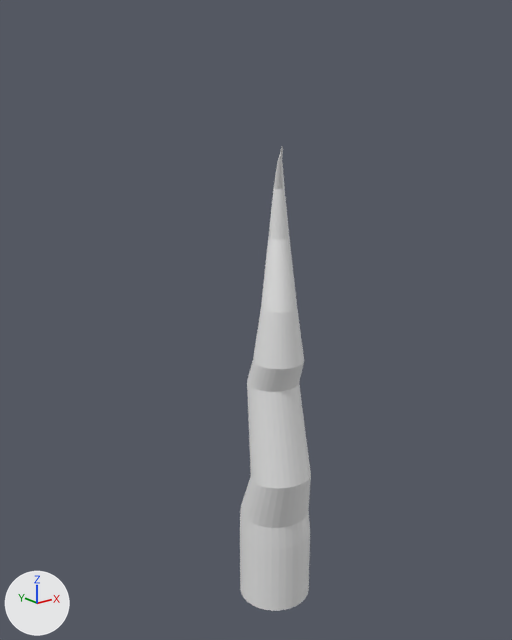
One commit to the Blender file env_tree_Eve_01.blend: the scene before it, then after it.
Camera for both pictures: a 50 mm lens placed at (-11.36, -13.34, 12.65), pointed at (-0.67, 0.02, 7.31). The axes (+X, +Y, +Z) are drawn at lower left. The lights are the same throughout. The first picture is the older version.

The first picture shows '柱体'.
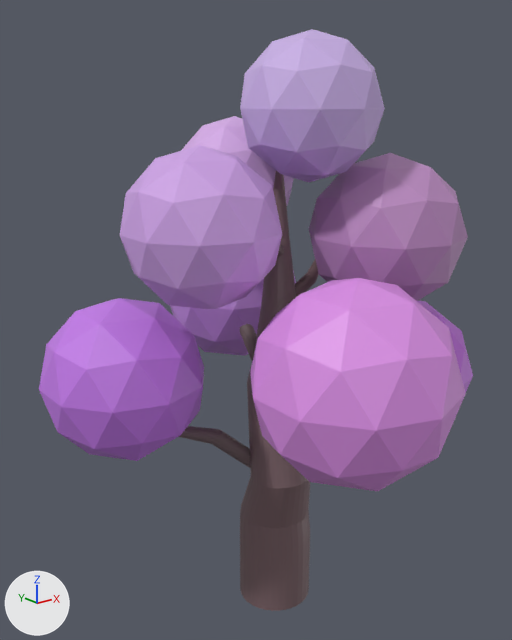
The newer file is also rescaled (x0.912) as a whole; pictures and numbers use the older file's frame.

Pixel boxes (x1, y1, x2, y2) of what changed, in the pictures (512 x 640 px):
'棱角球', added (pink): after (250, 278, 466, 491)
'棱角球.002', added (purple): after (39, 298, 204, 461)
'棱角球.006', added (purple): after (120, 145, 282, 309)
'棱角球.004', added (pink): after (309, 153, 468, 301)
'棱角球.007', added (purple): after (240, 29, 385, 182)
'棱角球.003', added (purple): after (170, 271, 296, 356)
'棱角球.005', added (purple): after (181, 116, 293, 206)
'柱体.004', added: after (179, 426, 250, 468)
'棱角球.001', added (purple): after (417, 300, 473, 393)
'柱体.002', added: after (295, 259, 319, 297)
'柱体.008', added: after (240, 324, 257, 361)
'柱体.003', added (mostly hidden): after (277, 245, 284, 257)
part 1 of me_柱体, recoloured (white to brown): before (240, 147, 311, 611); after (240, 171, 310, 611)

What changed in the scene script:
```text
Add mat_材质_008:
    mat_材质_008 = principled_material('材质.008')
    mat_材质_008.base_color = (0.194, 0.121, 0.133)  # brown #7a6266
Change me_柱体:
    remove me_柱体.from_pydata(...)  # 384 vertices, 322 faces, 32 loose edges; spans x -1.06..1.0, y -1.32..1.0, z -1.0..11.57
    add me_柱体.from_pydata(...)  # 416 vertices, 322 faces, 64 loose edges; spans x -1.06..1.0, y -1.32..1.0, z -1.0..11.57
    me_柱体 part 1: 322 faces spanning x -1.06..1.0, y -1.32..1.0, z -1.0..11.57 switch from no material to mat_材质_008 (brown #7a6266)
    edits to the shape of me_柱体 do not show in these pictures
Add ob_棱角球_007:
    ob_棱角球_007 = bpy.data.objects.new('棱角球.007', me_棱角球_007)  # an icosphere of 80 faces spanning x -0.95..0.95, y -1.0..1.0, z -1.0..1.0; in mat_材质_002 (purple #caafe7)
    ob_棱角球_007.location = (0.13, -0.96, 12.43)
    ob_棱角球_007.scale = (1.67, 1.67, 1.67)
Add ob_棱角球_006:
    ob_棱角球_006 = bpy.data.objects.new('棱角球.006', me_棱角球_006)  # an icosphere of 80 faces spanning x -0.95..0.95, y -1.0..1.0, z -1.0..1.0; in mat_材质_003 (purple #cfa3e7)
    ob_棱角球_006.location = (-2.68, -0.61, 9.91)
    ob_棱角球_006.scale = (1.8, 1.8, 1.8)
Add ob_棱角球_005:
    ob_棱角球_005 = bpy.data.objects.new('棱角球.005', me_棱角球_005)  # an icosphere of 80 faces spanning x -0.95..0.95, y -1.0..1.0, z -1.0..1.0; in mat_材质_001 (purple #d6abe7)
    ob_棱角球_005.location = (-0.18, 1.5, 10.68)
    ob_棱角球_005.scale = (1.54, 1.54, 1.54)
Add ob_棱角球_004:
    ob_棱角球_004 = bpy.data.objects.new('棱角球.004', me_棱角球_004)  # an icosphere of 80 faces spanning x -0.95..0.95, y -1.0..1.0, z -1.0..1.0; in mat_材质 (pink #bc8bc1)
    ob_棱角球_004.location = (2.07, -1.71, 9.45)
    ob_棱角球_004.scale = (1.95, 1.95, 1.95)
Add ob_棱角球_003:
    ob_棱角球_003 = bpy.data.objects.new('棱角球.003', me_棱角球_003)  # an icosphere of 80 faces spanning x -0.95..0.95, y -1.0..1.0, z -1.0..1.0; in mat_材质_007 (purple #ca94e7)
    ob_棱角球_003.location = (0.62, 2.72, 7.3)
    ob_棱角球_003.scale = (1.96, 1.96, 1.96)
Add ob_棱角球_002:
    ob_棱角球_002 = bpy.data.objects.new('棱角球.002', me_棱角球_002)  # an icosphere of 80 faces spanning x -0.95..0.95, y -1.0..1.0, z -1.0..1.0; in mat_材质_006 (purple #c279e7)
    ob_棱角球_002.location = (-3.81, 1.2, 6.16)
    ob_棱角球_002.scale = (-2.01, -2.01, -2.01)
Add ob_棱角球_001:
    ob_棱角球_001 = bpy.data.objects.new('棱角球.001', me_棱角球_001)  # an icosphere of 80 faces spanning x -0.95..0.95, y -1.0..1.0, z -1.0..1.0; in mat_材质_005 (purple #ca77e7)
    ob_棱角球_001.location = (3.25, -1.34, 5.47)
    ob_棱角球_001.scale = (2.04, 2.04, 2.04)
Add ob_棱角球:
    ob_棱角球 = bpy.data.objects.new('棱角球', me_棱角球)  # an icosphere of 80 faces spanning x -0.95..0.95, y -1.0..1.0, z -1.0..1.0; in mat_材质_004 (pink #dd91e7)
    ob_棱角球.location = (-0.87, -3.58, 6.82)
    ob_棱角球.scale = (2.31, 2.31, 2.31)
Add ob_柱体_008:
    ob_柱体_008 = bpy.data.objects.new('柱体.008', me_柱体_008)  # 160 vertices, 130 faces; spans x -1.0..2.6, y -1.1..1.0, z -4.9..16.2; in mat_材质_011 (brown #705e60)
    ob_柱体_008.location = (-0.15, 0.62, 6.03)
    ob_柱体_008.rotation_euler = (-0.376, 0.603, 0.91)  # degrees (-22, 35, 52)
    ob_柱体_008.scale = (0.194, 0.194, 0.194)
Add ob_柱体_004:
    ob_柱体_004 = bpy.data.objects.new('柱体.004', me_柱体_004)  # 128 vertices, 98 faces; spans x -1.0..3.8, y -1.0..1.0, z -4.1..17.4; in mat_材质_009 (brown #736064)
    ob_柱体_004.location = (-1.08, 0.23, 3.67)
    ob_柱体_004.rotation_euler = (-0.118, 0.846, 2.745)  # degrees (-6.8, 48, 157)
    ob_柱体_004.scale = (0.217, 0.217, 0.217)
Add ob_柱体_003:
    ob_柱体_003 = bpy.data.objects.new('柱体.003', me_柱体_003)  # 96 vertices, 66 faces; spans x -1.0..1.7, y -1.0..1.0, z -3.06..9.94; in mat_材质_014 (brown #725e5e)
    ob_柱体_003.location = (-0.6, -0.44, 9.34)
    ob_柱体_003.rotation_euler = (0.00224, -0.905, 0.193)  # degrees (0.1, -52, 11)
    ob_柱体_003.scale = (0.144, 0.144, 0.144)
Add ob_柱体_002:
    ob_柱体_002 = bpy.data.objects.new('柱体.002', me_柱体_002)  # 128 vertices, 98 faces; spans x -1.0..1.56, y -2.53..1.0, z -1.0..2.73; in mat_材质_012 (brown #664e51)
    ob_柱体_002.location = (0.22, -0.49, 8.01)
    ob_柱体_002.rotation_euler = (-0.968, -0.0209, -1.721)  # degrees (-55, -1.2, -99)
    ob_柱体_002.scale = (0.139, 0.177, 0.531)
```
